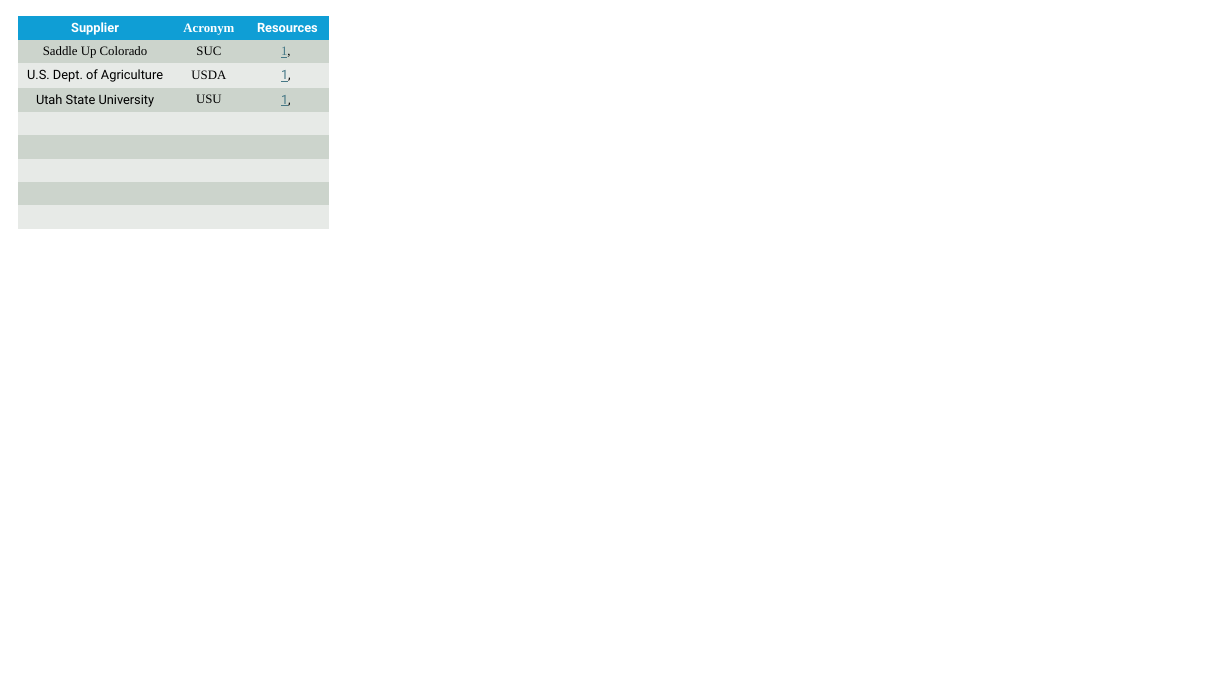
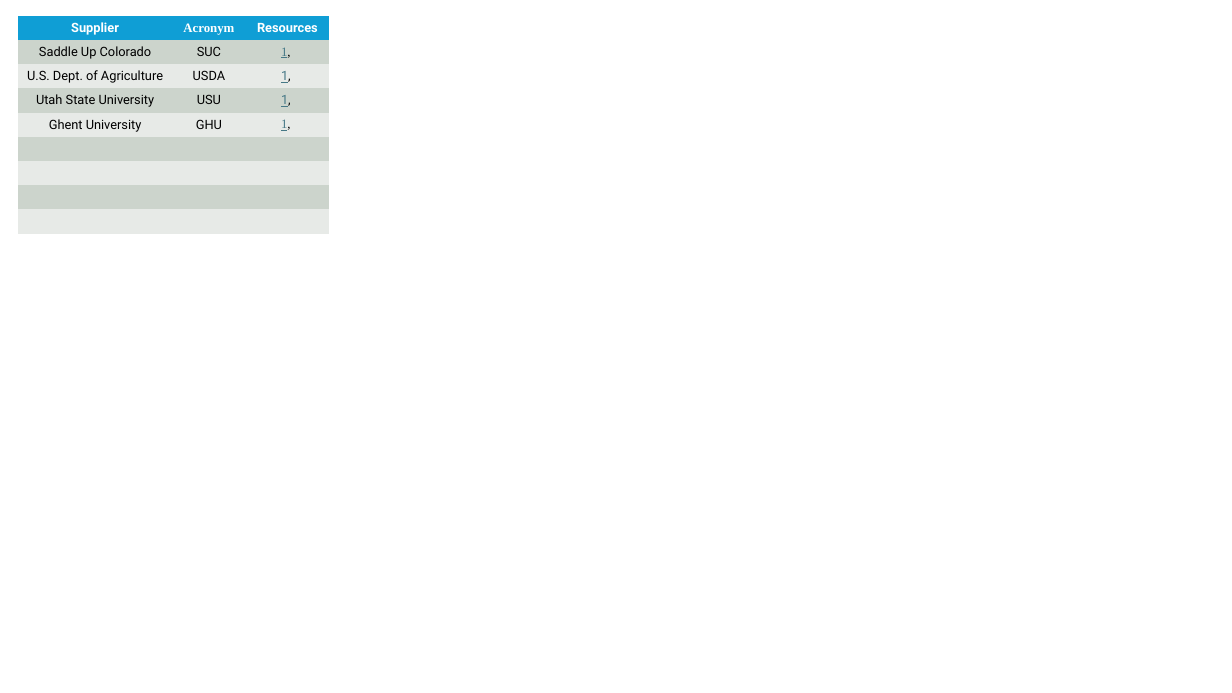
Before and after one commit to ajpung/colt, a slide deck: slide 3 of images/00_Overview.pptx (slide 4 before the commit). Drawn at 1232x693 pixels with LibreOffice and Linux fonts; fonts in the diff are those of the drawing; background and template pictures are left out. Boxes give left, top, right and bottom in pixels: in the first picture for what was removed or moved away, otherwise in the second. Text is boxed around its words. In the diff, an @@ line names an element or a change of style, - is before the commit and + after.

```diff
--- a/images/00_Overview.pptx
+++ b/images/00_Overview.pptx
@@ table at (x1=18, y1=16, x2=329, y2=238) @@
+row 5: Ghent University | GHU | 1,
-row 9:  |  | 
@@ font Times New Roman to Roboto in "Saddle Up Colorado", "SUC", "USDA", "USU" @@
```
Also in this commit, not shown: 1 slide removed.
